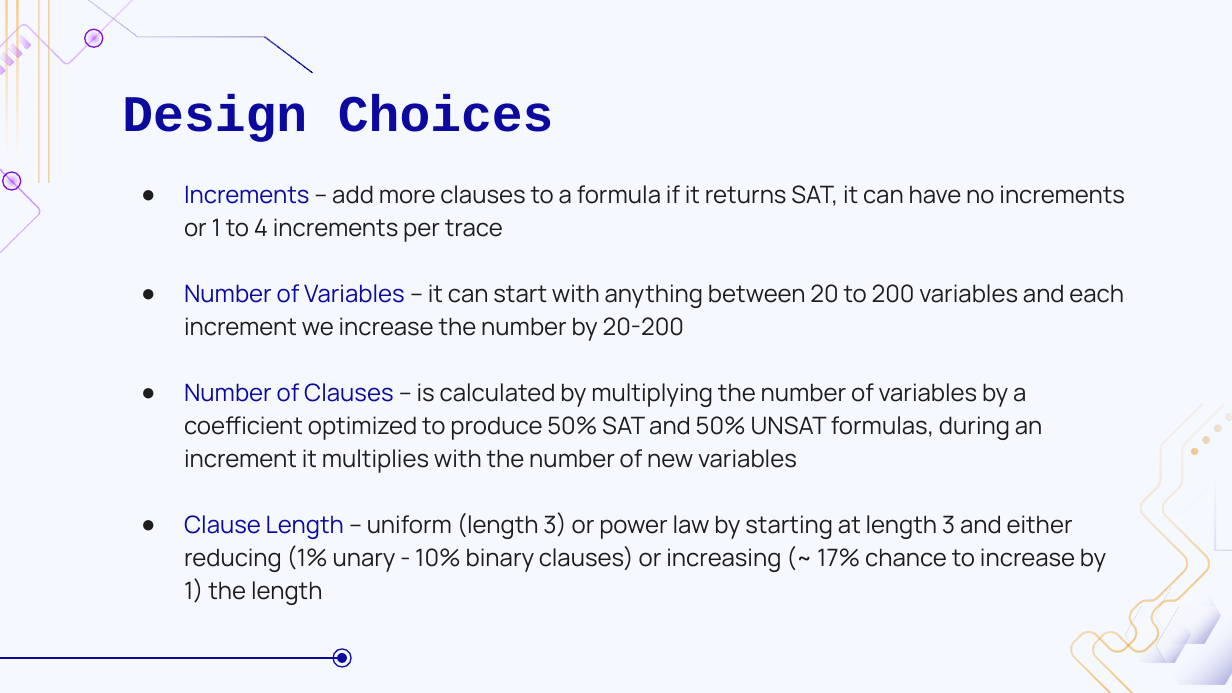
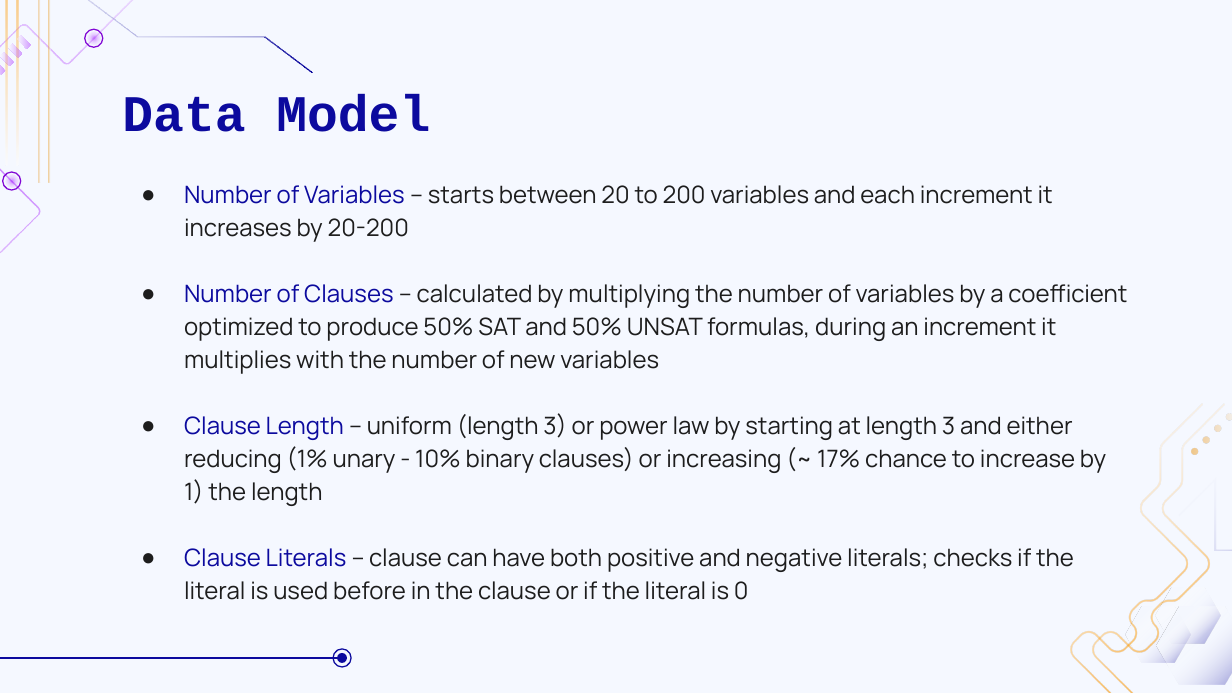
Before and after one commit to Irisi99/SAT4J-API-Fuzzing, a slide deck: slide 13 of Slides.pptx (slide 9 before the commit). Drawn at 1232x693 pixels with LibreOffice and Linux fonts; fonts in the diff are those of the drawing; background and template pictures are left out. Boxes give left, top, right and bottom in pixels: in the first picture for what was removed or moved away, otherwise in the second. Text is boxed around its words. In the diff, an @@ line names an element or a change of style, - is before the commit and + after.

```diff
--- a/Slides.pptx
+++ b/Slides.pptx
@@ title at [122, 94, 430, 132]: text changed @@
-Design Choices
+Data Model
@@ subtitle at [184, 185, 1127, 374]: text changed @@
-● Increments – add more clauses to a formula if it returns SAT, it can have no increments or 1 to 4 increments per trace
-● Number of Variables – it can start with anything between 20 to 200 variables and each increment we increase the number by 20-200
-● Number of Clauses – is calculated by multiplying the number of variables by a coefficient optimized to produce 50% SAT and 50% UNSAT formulas, during an increment it multiplies with the number of new variables
+● Number of Variables – starts between 20 to 200 variables and each increment it increases by 20-200
+● Number of Clauses – calculated by multiplying the number of variables by a coefficient optimized to produce 50% SAT and 50% UNSAT formulas, during an increment it multiplies with the number of new variables
@@ subtitle at [184, 548, 1074, 600]: paragraph added @@
+● Clause Literals – clause can have both positive and negative literals; checks if the literal is used before in the clause or if the literal is 0
```
Also in this commit, not shown: 15 other slides changed, 14 slides added, 5 slides removed.
